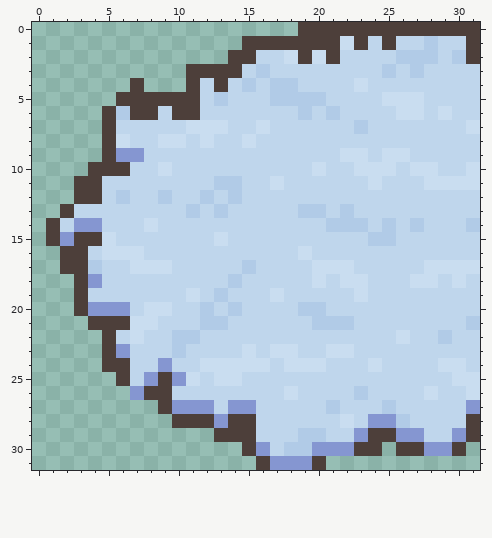
One commit to this pixel-art sprite: gfx/MShockXotto+/pngs_tiles_32x32/terrain/snow/shallow/snow_shallow_end_piece_w.png. The picture above is the old version.
The file is 32x32 pixels.
And afterwards:
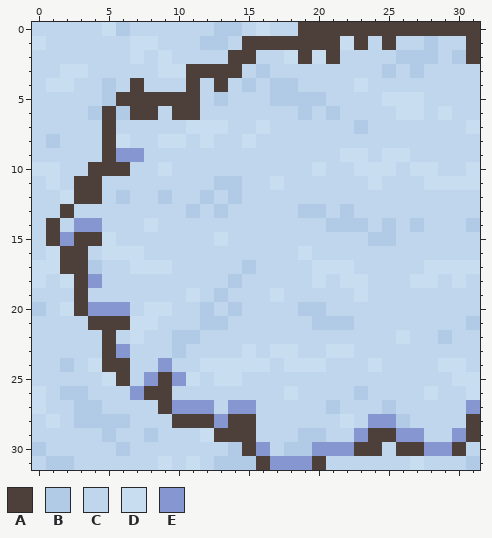
Palette (. is transparent): A #4d3f3a  B #b1cbe7  C #bfd6ec  D #c9ddf0  E #8596d1
From the commit log: snow copied to MSX per Fris0uman request
Diff:
{"y":0,"x":0,"old":"...................","new":"CCCCCDBCCCCCCBBCDCC"}
{"y":1,"x":0,"old":"...............","new":"DCCCCCCDDCCCBBC"}
{"y":2,"x":0,"old":"..............","new":"CCCCCCCDCDCCCC"}
{"y":3,"x":0,"old":"...........","new":"CCDDCCCCCDD"}
{"y":4,"x":0,"old":".......","new":"CDDCCBC"}
{"y":4,"x":8,"old":"...","new":"CCC"}
{"y":5,"x":0,"old":"......","new":"CCCCCB"}
{"y":6,"x":0,"old":".....","new":"CCCCB"}
{"y":7,"x":0,"old":".....","new":"CCCCC"}
{"y":8,"x":0,"old":".....","new":"CBCCC"}
{"y":9,"x":0,"old":".....","new":"CCCCC"}
{"y":10,"x":0,"old":"....","new":"DDCC"}
{"y":11,"x":0,"old":"...","new":"CDC"}
{"y":12,"x":0,"old":"...","new":"CCD"}
{"y":13,"x":0,"old":"..","new":"CC"}
{"y":14,"x":0,"old":".","new":"C"}
{"y":15,"x":0,"old":".","new":"C"}
{"y":16,"x":0,"old":"..","new":"CD"}
{"y":17,"x":0,"old":"..","new":"DD"}
{"y":18,"x":0,"old":"...","new":"DCD"}
{"y":19,"x":0,"old":"...","new":"CCC"}
{"y":20,"x":0,"old":"...","new":"BCD"}
{"y":21,"x":0,"old":"....","new":"CCCC"}
{"y":22,"x":0,"old":".....","new":"CCCCC"}
{"y":23,"x":0,"old":".....","new":"CCCCC"}
{"y":24,"x":0,"old":".....","new":"CCBCD"}
{"y":25,"x":0,"old":"......","new":"CCCCCD"}
{"y":26,"x":0,"old":".......","new":"DCBBCCC"}
{"y":27,"x":0,"old":".........","new":"DCCBBCCCC"}
{"y":28,"x":0,"old":"..........","new":"CDCBBBBCCC"}
{"y":29,"x":0,"old":".............","new":"CCCCCBCCBCCCD"}
{"y":30,"x":0,"old":"...............","new":"BCCCCCBCCCCCCCB"}
{"y":30,"x":25,"old":".","new":"C"}
{"y":30,"x":31,"old":".","new":"C"}
{"y":31,"x":0,"old":"................","new":"CBBCCCCCCDCDCBBB"}
{"y":31,"x":21,"old":"...........","new":"CCCCCCDCCCB"}
{"label":"added","picture_box":[32,22,298,470]}
{"label":"added","picture_box":[326,442,480,470]}
